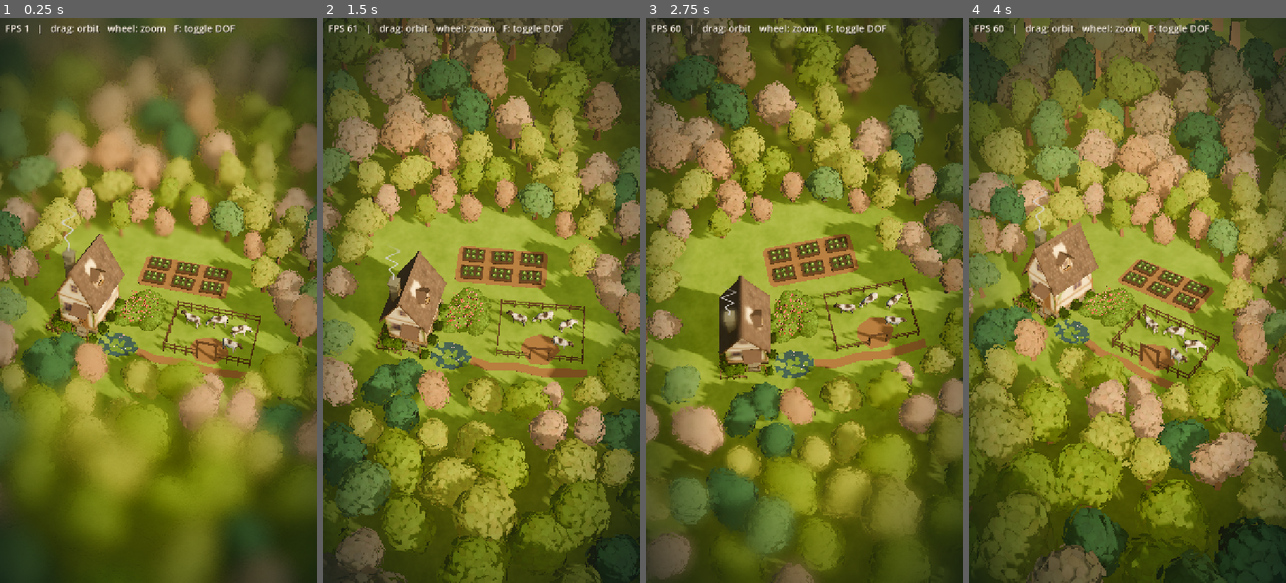
Above: before the commit, frames 1-4 (left to right).
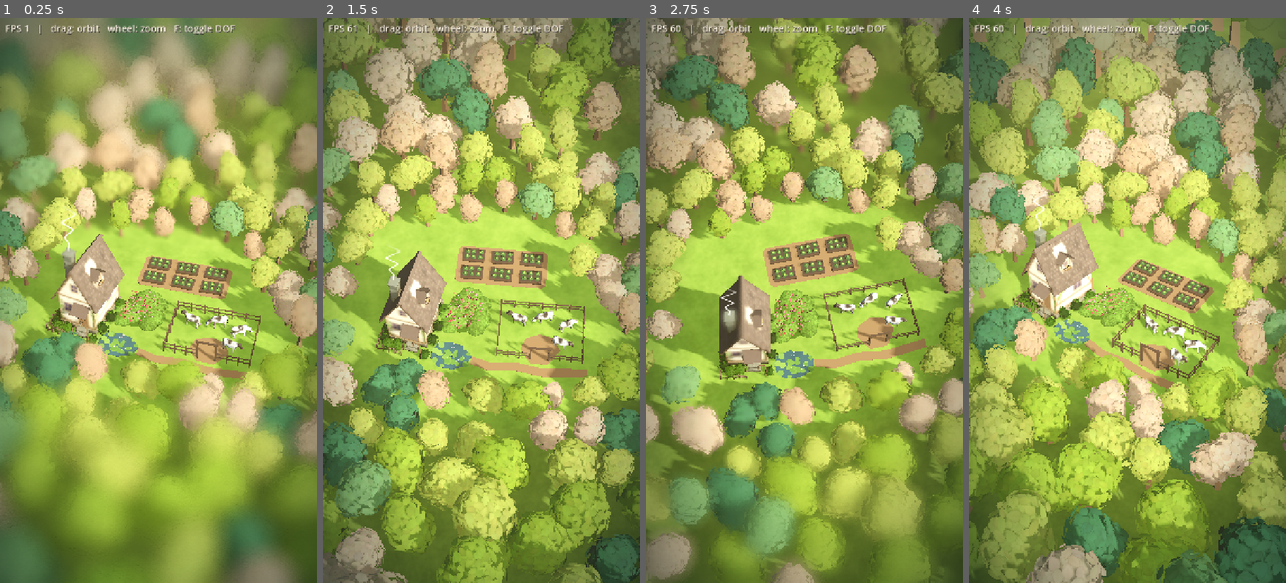
Above: after the commit, the same moments.

Repository: evaqqwww/Island
Game: Godot game, scene res://main.tscn
Two runs of this game, one before a commit and one after it. Both use one fixed random seed, a clock stepped at 60 frames per second and the inputs below.
Inputs (mouse positions are in pixels of both pictures, inside the frame that each line leads up to):
- Up to frame 1 (0.25 s): no input
- Up to frame 2 (1.5 s): tap Enter at 0.5 s; move the mouse to (551, 272) at 0.52 s; tap F at 0.6 s; click (551, 272) at 0.67 s; drag from (418, 328) to (465, 413) at 1.27 s
- Up to frame 3 (2.75 s): move the mouse to (836, 176) at 2.02 s; tap F at 2.1 s; click (836, 176) at 2.17 s
- Up to frame 4 (4 s): drag from (1111, 413) to (1032, 215) at 2.77 s; move the mouse to (1222, 385) at 3.52 s; tap F at 3.6 s; click (1222, 385) at 3.67 s

The runs differ from the first frame. In frame 1, 100% of the frame differs, in the area x 0-100%, y 0-100%; in frame 2, 99%; in frame 3, 99%; in frame 4, 100%.

Commit message:
光照改为明快的白天色调：Filmic 色调映射、偏白的暖阳光，远处树林和暗角压得更轻
Co-Authored-By: Claude Opus 5.5 <noreply@anthropic.com>

Diff:
--- a/main.tscn
+++ b/main.tscn
@@ -29,9 +29,10 @@
 background_mode = 2
 sky = SubResource("Sky_main")
 ambient_light_source = 2
-ambient_light_color = Color(0.46, 0.62, 0.7, 1)
-ambient_light_energy = 0.38
-tonemap_mode = 4
+ambient_light_color = Color(0.55, 0.68, 0.76, 1)
+ambient_light_energy = 0.42
+tonemap_mode = 2
+tonemap_exposure = 0.95
 ssao_enabled = true
 ssao_radius = 1.2
 ssao_intensity = 1.6
@@ -45,8 +46,8 @@
 fog_aerial_perspective = 0.3
 fog_sky_affect = 0.5
 adjustment_enabled = true
-adjustment_contrast = 1.15
-adjustment_saturation = 1.15
+adjustment_contrast = 1.1
+adjustment_saturation = 1.0
 
 [sub_resource type="PlaneMesh" id="PlaneMesh_ground"]
 size = Vector2(360, 360)
@@ -158,7 +159,7 @@
 
 [sub_resource type="Gradient" id="Gradient_vignette"]
 offsets = PackedFloat32Array(0.5, 1)
-colors = PackedColorArray(0.02, 0.07, 0.08, 0, 0.02, 0.07, 0.08, 0.7)
+colors = PackedColorArray(0.02, 0.07, 0.08, 0, 0.02, 0.07, 0.08, 0.55)
 
 [sub_resource type="GradientTexture2D" id="GradientTexture2D_vignette"]
 gradient = SubResource("Gradient_vignette")
@@ -175,8 +176,8 @@
 
 [node name="Sun" type="DirectionalLight3D" parent="."]
 rotation_degrees = Vector3(-32, 59.5, 0)
-light_color = Color(1, 0.82, 0.6, 1)
-light_energy = 1.75
+light_color = Color(1, 0.93, 0.8, 1)
+light_energy = 1.6
 shadow_enabled = true
 shadow_opacity = 0.8
 shadow_blur = 3.0
@@ -336,8 +337,8 @@
 overlap = 0.62
 far_spacing = 9.5
 far_scale = Vector2(2.8, 3.6)
-shade_color = Color(0.38, 0.55, 0.58, 1)
-shade_range = Vector2(4, 24)
+shade_color = Color(0.55, 0.7, 0.72, 1)
+shade_range = Vector2(6, 30)
 
 [node name="Camera" type="Camera3D" parent="."]
 keep_aspect = 0
Not shown, changed: docs/index.html
Not shown, changed: docs/index.pck
